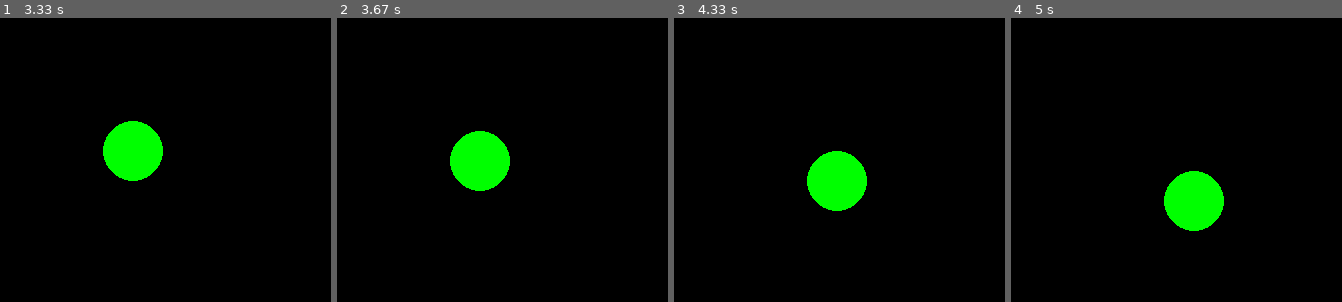
Above: before the commit, frames 1-4 (left to right).
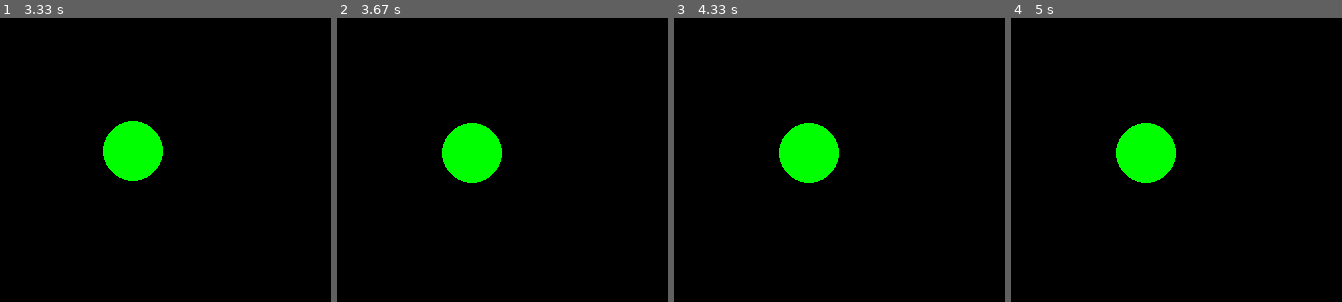
Above: after the commit, the same moments.

Repository: MeganSorenson/cmput174
Game: pygame game, started from lecture/pygame_tutorital/poke_the_dots_V3.py
Two runs of this game, one before a commit and one after it. Both use one fixed random seed, a clock stepped at 60 frames per second and the inputs below.
Inputs:
- Up to frame 1 (3.33 s): no input
- Up to frame 2 (3.67 s): no input
- Up to frame 3 (4.33 s): no input
- Up to frame 4 (5 s): no input

Frame 1 is identical in both runs. In frame 2, 1.4% of the frame differs, in the area x 31-53%, y 36-61%; in frame 3, 4.6%; in frame 4, 5.9%, in the area x 31-65%, y 36-75%.

Commit message:
poke the dots v3

Diff:
--- a/lecture/pygame_tutorital/poke_the_dots_V2.py
+++ b/lecture/pygame_tutorital/poke_the_dots_V3.py
@@ -3,22 +3,15 @@
 # pressing and reeleasing the mouse button to teleport the dots to a random location
 # the score is the number of seconds from the start of the game until the dots collide
 
-# STEP 1
-# learn how to open a graphical window - DONE
-# set title window - DONE
-# draw basic geometric shapes - DONE
-# change color of geometric shapes - DONE
-# respond to user input (close window) - DONE
-
-# STEP 2
-# display image on screen - DONE
-# render text to screen at different locations - DONE
-# render text to screen in different colors - DONE
-# move/animate geometric shapes on screen - DONE
-
 # BONUS GOALS 3
 # make sure geometric shapes stay within screen boundaries while they are moving
 # track the passage of time
+
+# some of the source code contained in this program is not original
+# it was borrowed from a tutorital found on pygame's website
+# specifically, this program uses portions of this tutorital to respond to QUIT events
+# and to understand how to use the flip() function to render graphics
+# https://www.pygame.org/docs/tut/PygameIntro.html
 
 import pygame
 
@@ -38,33 +31,58 @@
     # we will then move the dot a small amount and redraw the dot
     # repeat many times a second to give the appearance of motion
     # continue game as long as player doesn't close the window
-    run_game = True
+
+    # handle user input
+    # draw game objects
+    # check for game-over conditions
+    # if game-over conditions are not yet met, update the game state
 
     # initialize game objects
+
+    # game object that are general to games
     bg_color = pygame.Color("black")
-
     game_clock = pygame.time.Clock()
     frames_per_second = 30
 
+    run_game = True
+    game_over = False
+
+    # game objects that are specific to poke the dots
     circle_pos = [150, 150]
     circle_velocity = [1, 1]
     circle_color = pygame.Color("green")
     circle_radius = 30
 
+    frame_counter = 0
+    max_frames = 100
+
     while run_game:
+        # event handling
         for event in pygame.event.get():
             if event.type == pygame.QUIT:
                 run_game = False
 
-        # draw dot to screen and then move its location for next time
-        # creates the illusion of motion
+        # draw game objects
+
+        # clear screen
         screen.fill(bg_color)
+        # draw dot to screen
         pygame.draw.circle(screen, circle_color, circle_pos, circle_radius)
-        for index in range(0, 2):
-            circle_pos[index] += circle_velocity[index]
 
         # render all drawn objects to the screen
         pygame.display.flip()
+
+        # look at game-over conditions
+        if not game_over:
+            # update game objects (move dot to new location)
+            for index in range(0, 2):
+                circle_pos[index] += circle_velocity[index]
+            # update frame counter
+            frame_counter += 1
+            # check if game_over conditions are met
+            if frame_counter > max_frames:
+                game_over = True
+
         # set framerate so doesn't move too fast
         game_clock.tick(frames_per_second)
 
